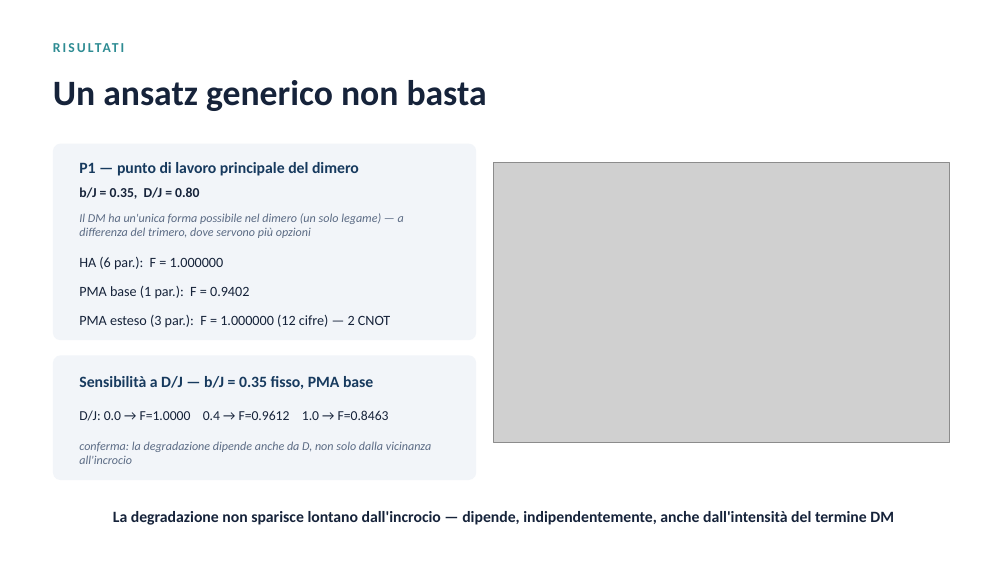
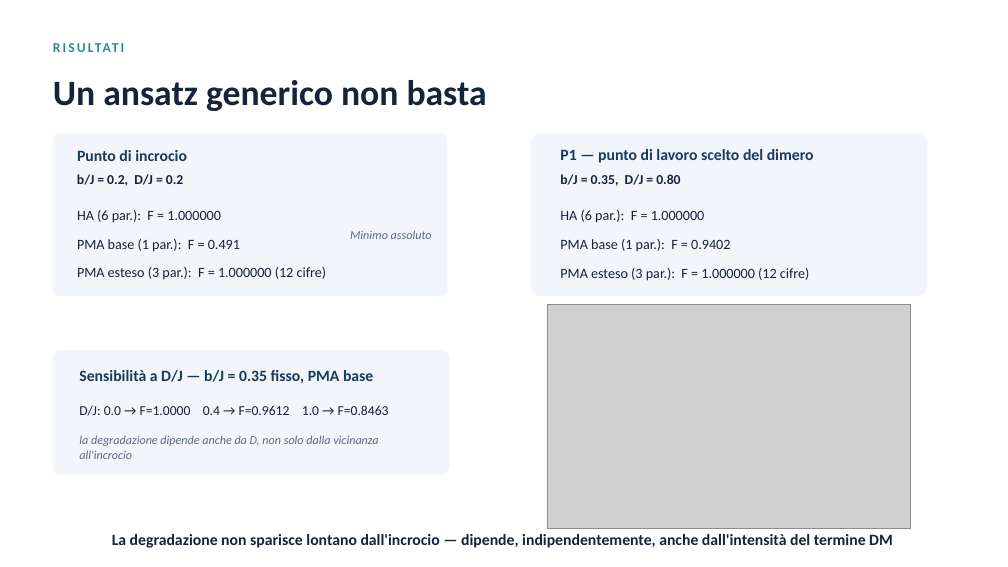
Before and after one commit to samslaves/tesi, a slide deck: slide 1 of 06_relazioni_e_parametri/Slides/07_confronto-ansatz.pptx. Drawn at 1008x567 pixels with LibreOffice and Linux fonts; fonts in the diff are those of the drawing; grey boxes stand for pictures. Boxes give left, top, right and bottom in pixels: in the first picture for what was removed or moved away, otherwise in the second. Text is boxed around its words. In the diff, an @@ line names an element or a change of style, - is before the commit and + after.

```diff
--- a/06_relazioni_e_parametri/Slides/07_confronto-ansatz.pptx
+++ b/06_relazioni_e_parametri/Slides/07_confronto-ansatz.pptx
@@ rounded rectangle resized from (x1=53, y1=144, x2=476, y2=340) to (x1=53, y1=134, x2=448, y2=296) @@
@@ rounded rectangle added at (x1=531, y1=133, x2=928, y2=296), fill #F2F5F9 @@
@@ text at (x1=560, y1=149, x2=814, y2=163): text changed @@
-P1 — punto di lavoro principale del dimero
+P1 — punto di lavoro scelto del dimero
@@ text at (x1=77, y1=174, x2=183, y2=186): text changed @@
-b/J = 0.35, D/J = 0.80
+b/J = 0.2, D/J = 0.2
@@ text added at (x1=77, y1=150, x2=187, y2=161), 15 pt, text #173A5E, bold @@
+Punto di incrocio
@@ text added at (x1=560, y1=174, x2=680, y2=186), 13 pt, text #16233A, bold @@
+b/J = 0.35, D/J = 0.80
@@ text "HA (6 par.): F = ..." moved from (x1=79, y1=257, x2=224, y2=270) to (x1=77, y1=210, x2=221, y2=223) @@
@@ text added at (x1=77, y1=239, x2=240, y2=252), 13.5 pt, text #16233A @@
+PMA base (1 par.): F = 0.491
@@ text removed at (x1=79, y1=213, x2=404, y2=238) @@
-Il DM ha un'unica forma possibile nel dimero (un solo legame) — a differenza del trimero, dove servono più opzioni
@@ text added at (x1=350, y1=230, x2=432, y2=239), 11.5 pt, text #5B6B84, italic @@
+Minimo assoluto
@@ text "PMA base (1 par.): F ..." moved from (x1=79, y1=286, x2=249, y2=299) to (x1=560, y1=239, x2=730, y2=252) @@
@@ text added at (x1=560, y1=210, x2=705, y2=223), 13.5 pt, text #16233A @@
+HA (6 par.): F = 1.000000
@@ text at (x1=77, y1=267, x2=327, y2=280): text changed @@
-PMA esteso (3 par.): F = 1.000000 (12 cifre) — 2 CNOT
+PMA esteso (3 par.): F = 1.000000 (12 cifre)
@@ text added at (x1=560, y1=268, x2=810, y2=281), 13.5 pt, text #16233A @@
+PMA esteso (3 par.): F = 1.000000 (12 cifre)
@@ picture resized from (x1=494, y1=163, x2=949, y2=442) to (x1=547, y1=305, x2=910, y2=529) @@
@@ rounded rectangle resized from (x1=53, y1=355, x2=476, y2=480) to (x1=53, y1=350, x2=450, y2=475) @@
@@ text "Sensibilità a D/J — b/J ..." moved from (x1=79, y1=376, x2=373, y2=389) to (x1=79, y1=370, x2=373, y2=383) @@
@@ text "D/J: 0.0 → F=1.0000 0.4 ..." moved from (x1=79, y1=410, x2=389, y2=421) to (x1=79, y1=405, x2=389, y2=416) @@
@@ text at (x1=79, y1=435, x2=378, y2=459): text changed @@
-conferma: la degradazione dipende anche da D, non solo dalla vicinanza all'incrocio
+la degradazione dipende anche da D, non solo dalla vicinanza all'incrocio
@@ text "La degradazione non sparisce lontano ..." moved from (x1=113, y1=511, x2=894, y2=525) to (x1=112, y1=534, x2=893, y2=548) @@
```
Also in this commit, not shown: 42 other files.
